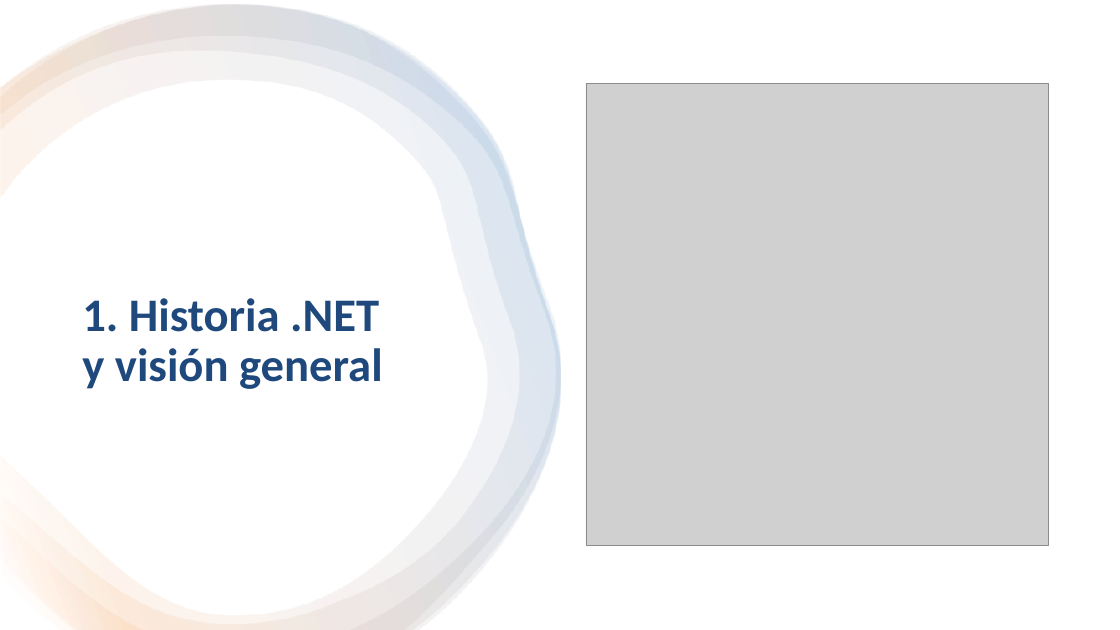
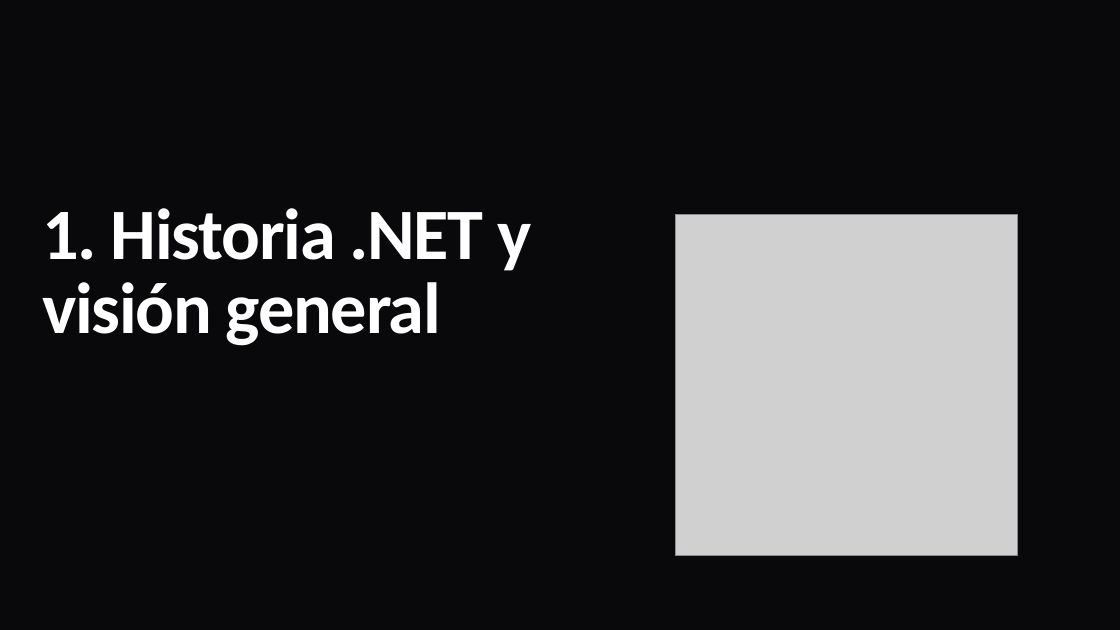
Before and after one commit to ybenzina/formacion-dotnet-junior, a slide deck: slide 5 of docs/masterclasses/masterclass-dotnet-technologies.pptx (slide 4 before the commit). Drawn at 1120x630 pixels with LibreOffice and Linux fonts; fonts in the diff are those of the drawing; grey boxes stand for pictures; background and template pictures are left out. Boxes give left, top, right and bottom in pixels: in the first picture for what was removed or moved away, otherwise in the second. Text is boxed around its words. In the diff, an @@ line names an element or a change of style, - is before the commit and + after.

Commit message:
doc: Masterclass .NET Technologies (#48)
* Concretiza ramas de trabajo y actualiza documentación de masterclass general

* Acutaliza ejercicios planteando migración a net11 en parte III

---------

```diff
--- a/docs/masterclasses/masterclass-dotnet-technologies.pptx
+++ b/docs/masterclasses/masterclass-dotnet-technologies.pptx
@@ background #FFFFFF to #09090C @@
@@ rectangle removed at box(0, 0, 1120, 629) @@
@@ freeform shape removed at box(0, 5, 560, 630) @@
@@ freeform shape removed at box(0, 5, 560, 630) @@
@@ freeform shape removed at box(0, 5, 560, 630) @@
@@ title "1. Historia .NET y visión ...": place and size @@
-title "1. Historia .NET y visión ..." at box(82, 298, 383, 389)
+title "1. Historia .NET y visión ..." at box(42, 208, 532, 346)
@@ title "1. Historia .NET y visión ..." at box(42, 208, 532, 346): size 40 to 62 pt, text colour #1F497D to #FFFFFF, letter spacing 0 to -1.1 pt; line spacing 0.9 to 0.85 @@
@@ picture: place and size @@
-picture at box(586, 84, 1048, 546)
+picture at box(676, 214, 1017, 556)
```
Also in this commit, not shown: 8 other slides changed, 36 slides added, 16 slides removed, 14 other files.
